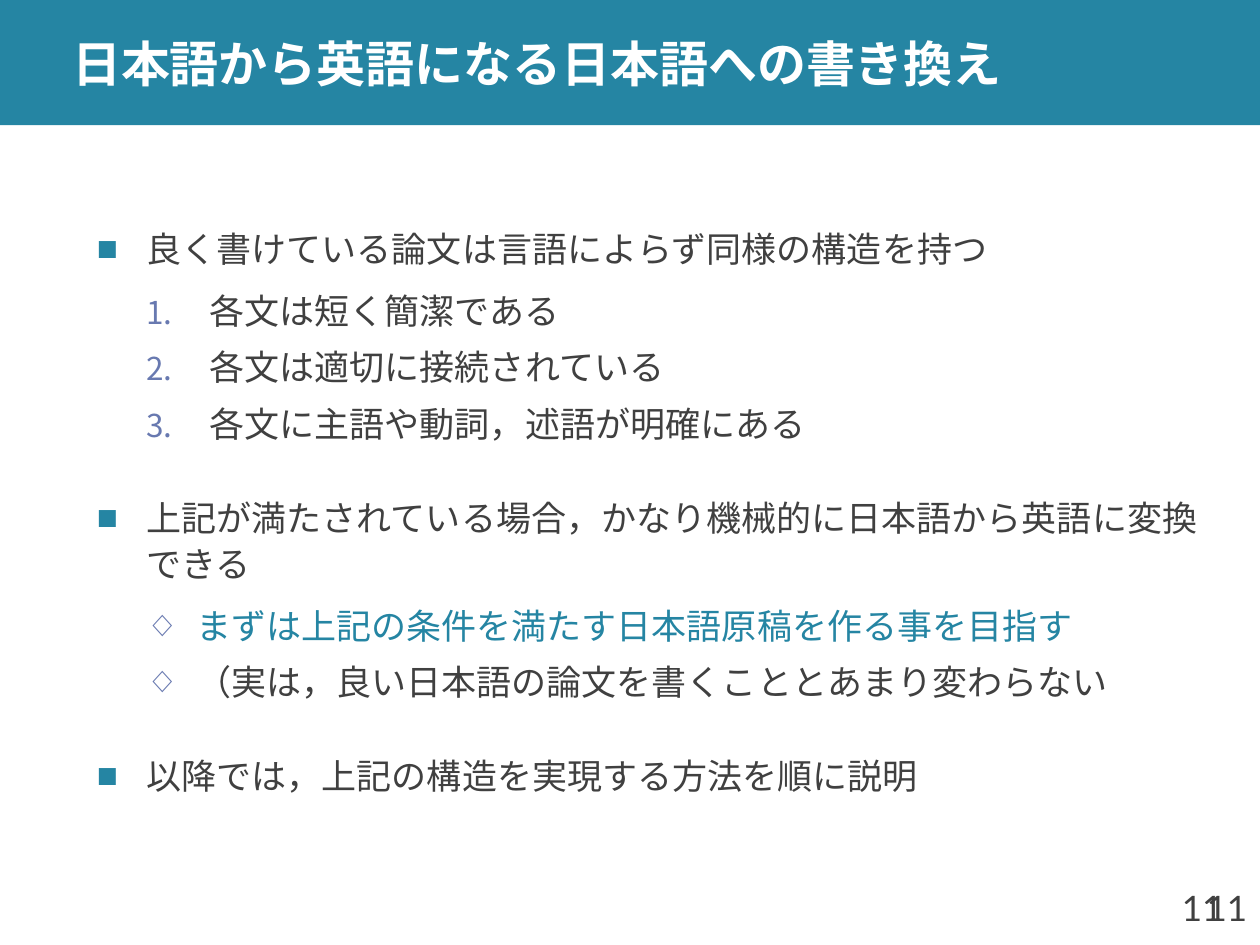
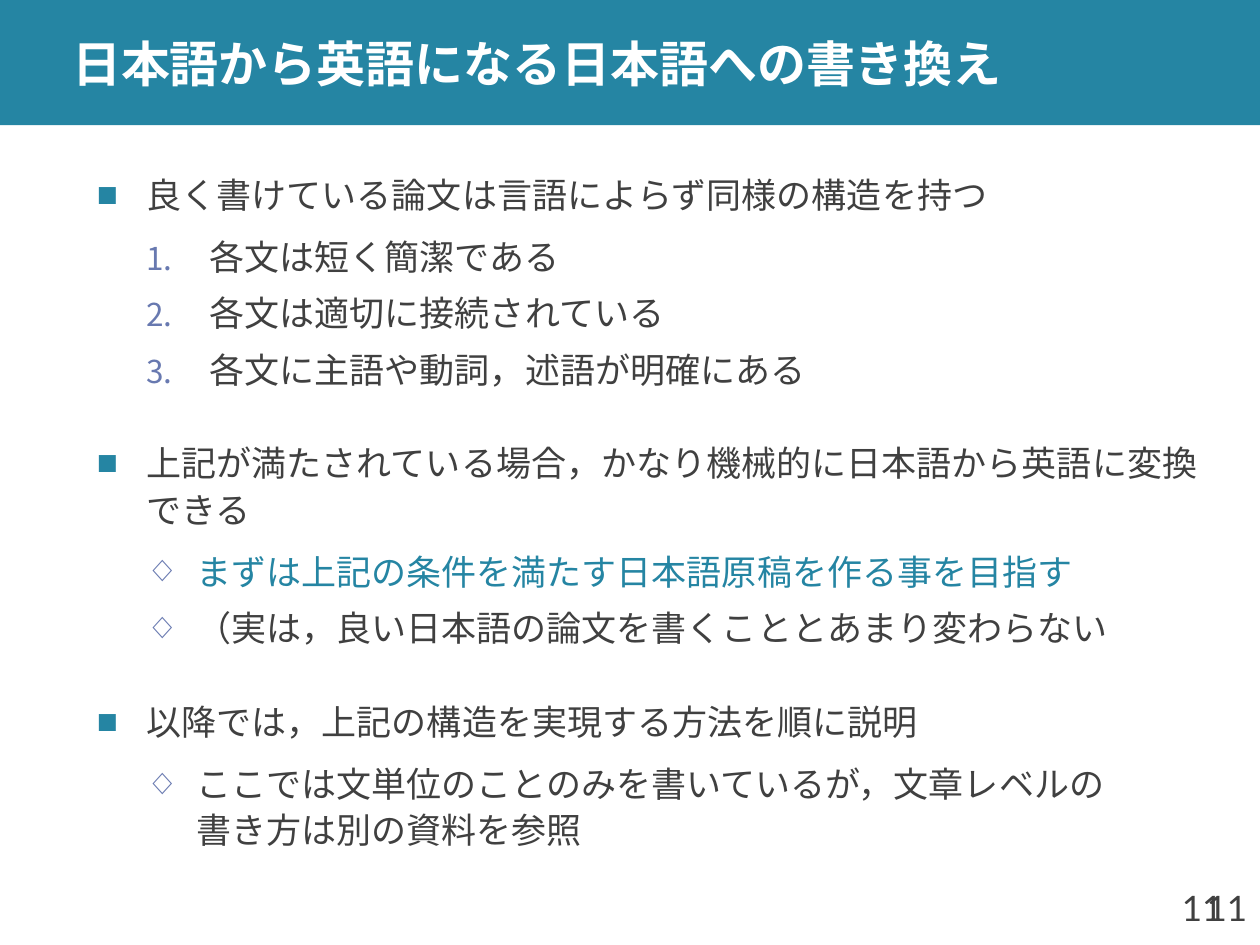
Before and after one commit to shioya-lab/how-to, a slide deck: slide 11 of translation.pptx. Drawn at 1260x945 pixels with LibreOffice and Linux fonts; fonts in the diff are those of the drawing. Boxes give left, top, right and bottom in pixels: in the first picture for what was removed or moved away, otherwise in the second. Text is boxed around its words. In the diff, an @@ line names an element or a change of style, - is before the commit and + after.

```diff
--- a/translation.pptx
+++ b/translation.pptx
@@ text at <box>196,767,1104,846</box>: paragraph added @@
+  ◇ ここでは文単位のことのみを書いているが，文章レベルの
+    書き方は別の資料を参照
```
Also in this commit, not shown: 14 other slides changed, 6 slides added, 1 slide removed, 2 other files.
